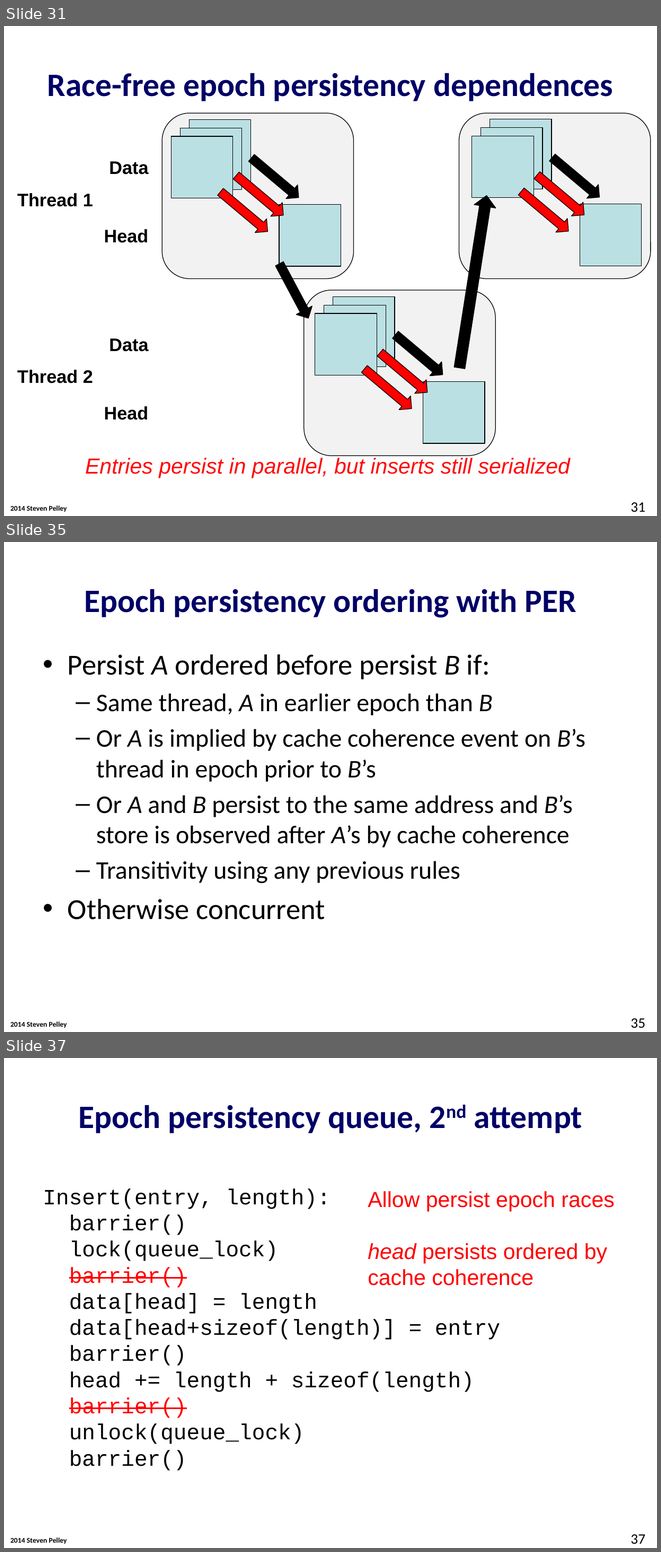
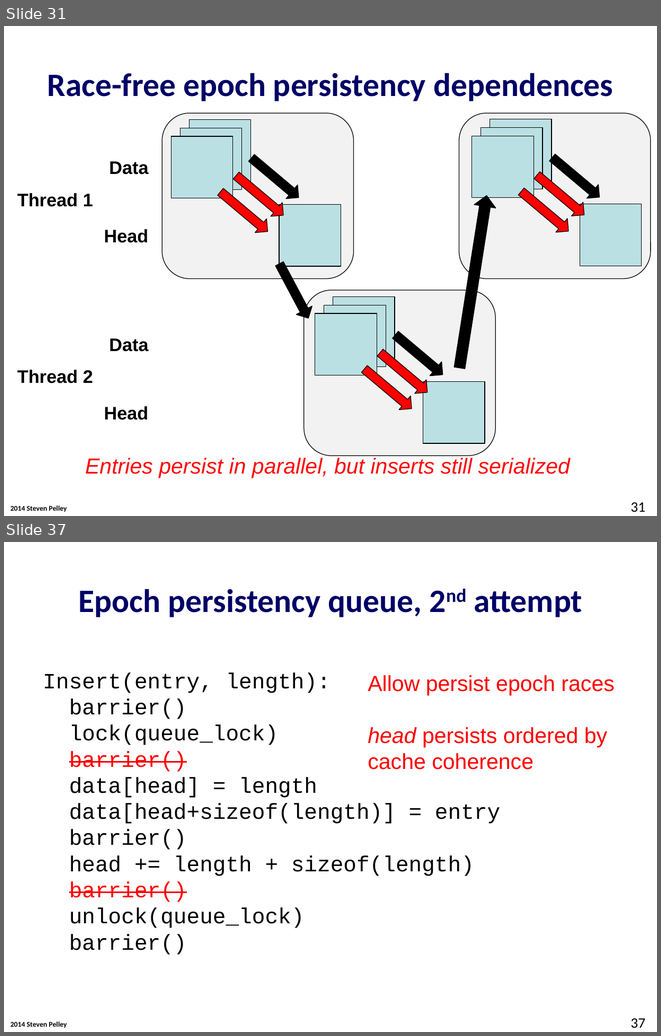
Before and after one commit to Abulila/dissertation, a slide deck: proposal/defense.pptx. Shown one above the other, each under a label of ours: slides 31, 35 and 37 before the commit, slides 31 and 37 after it; the slides between them are not shown. The pictures are 661x1552 and 661x1036 pixels, drawn with LibreOffice and Linux fonts; fonts in the diff are those of the drawing; background and template pictures are left out. Boxes give left, top, right and bottom in pixels: in the first picture for what was removed or moved away, otherwise in the second. Text is boxed around its words. In the diff, an @@ line names an element or a change of style, - is before the commit and + after.

```diff
--- a/proposal/defense.pptx
+++ b/proposal/defense.pptx
@@ slide 35 removed at (x1=4, y1=542, x2=657, y2=1032), background #FFFFFF; not listed: 1 template element that a slide beside it also shows @@
@@ title removed at (x1=84, y1=589, x2=576, y2=618) @@
-Epoch persistency ordering with PER
@@ text removed at (x1=68, y1=654, x2=585, y2=919) @@
-• Persist A ordered before persist B if:
-  – Same thread, A in earlier epoch than B
-  – Or A is implied by cache coherence event on B’s thread in epoch prior to B’s
-  – Or A and B persist to the same address and B’s store is observed after A’s by cache coherence
-  – Transitivity using any previous rules
-• Otherwise concurrent
@@ page number removed at (x1=630, y1=1018, x2=645, y2=1028) @@
-35
```
Also in this commit, not shown: 5 slides changed, 1 slide added.
